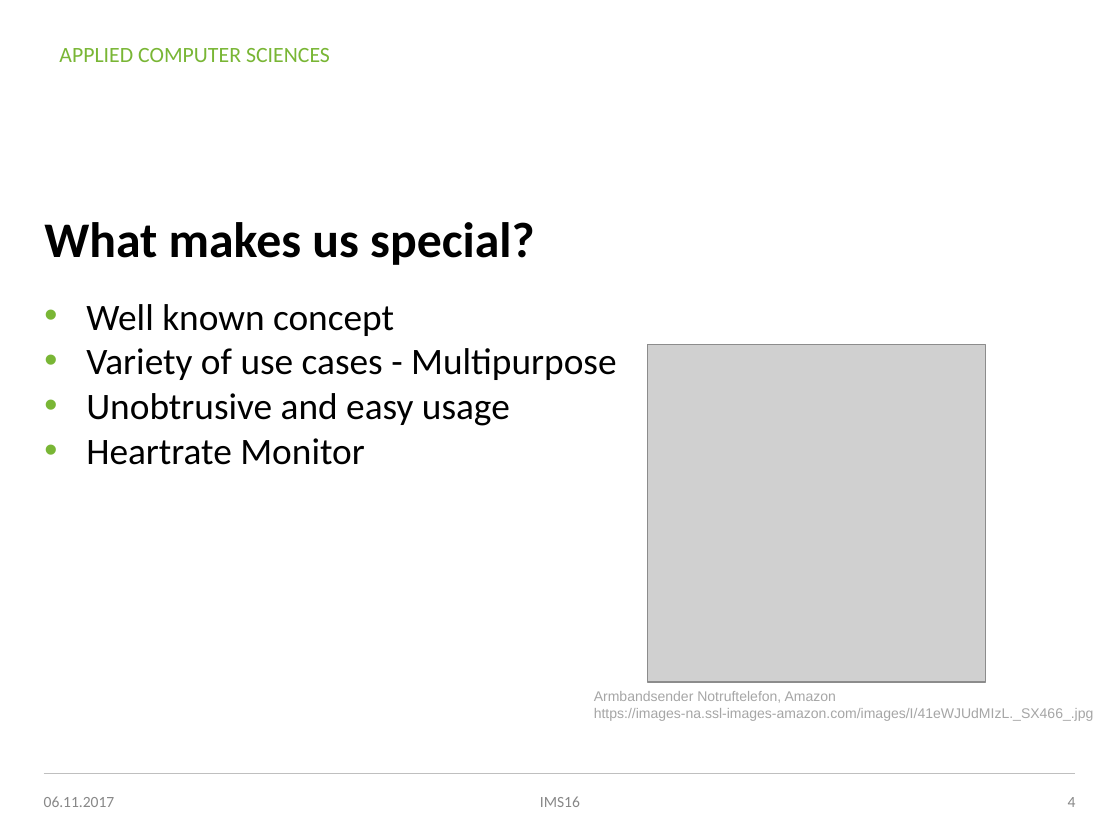
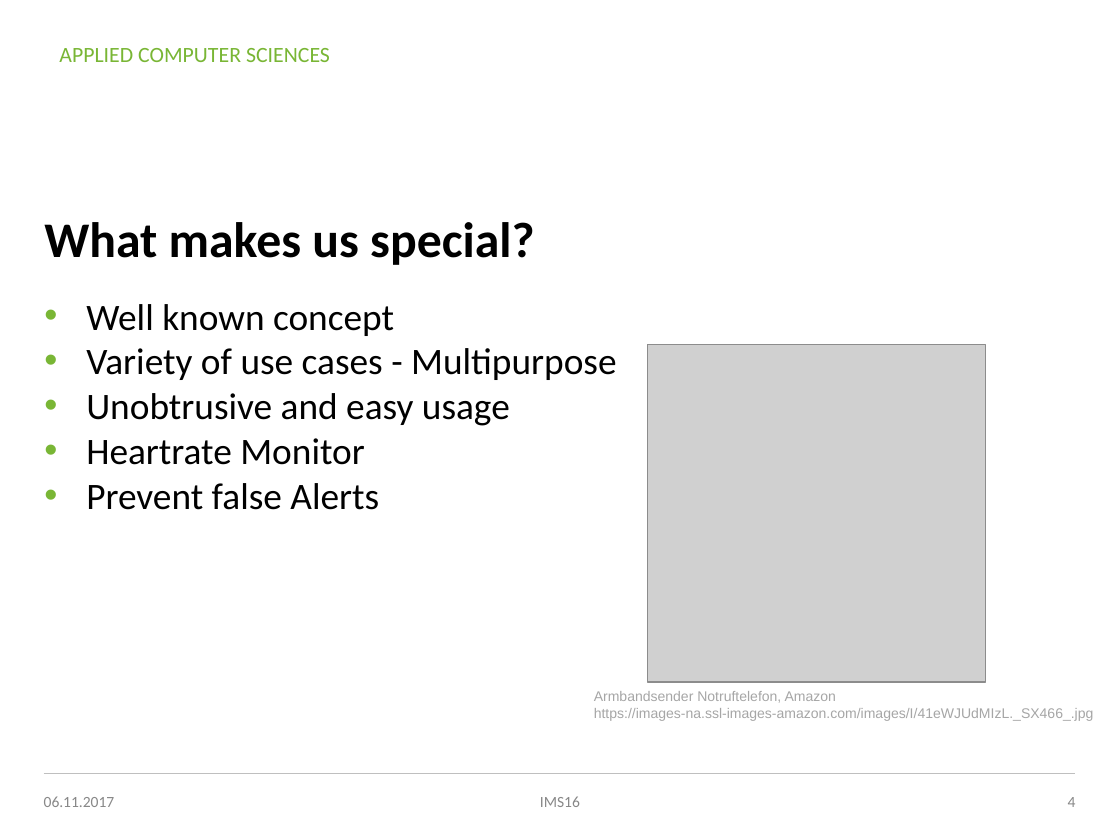
Before and after one commit to MICSTI/emergency-alerter-ios, a slide deck: slide 4 of presentations/01_idea_emergency_alerter.pptx. Drawn at 1120x840 pixels with LibreOffice and Linux fonts; fonts in the diff are those of the drawing; grey boxes stand for pictures; background and template pictures are left out. Boxes give left, top, right and bottom in pixels: in the first picture for what was removed or moved away, otherwise in the second. Text is boxed around its words. In the diff, an @@ line names an element or a change of style, - is before the commit and + after.

```diff
--- a/presentations/01_idea_emergency_alerter.pptx
+++ b/presentations/01_idea_emergency_alerter.pptx
@@ text at box(86, 483, 379, 510): paragraph added @@
+• Prevent false Alerts
```
Also in this commit, not shown: 1 other slide changed, 1 slide added.
